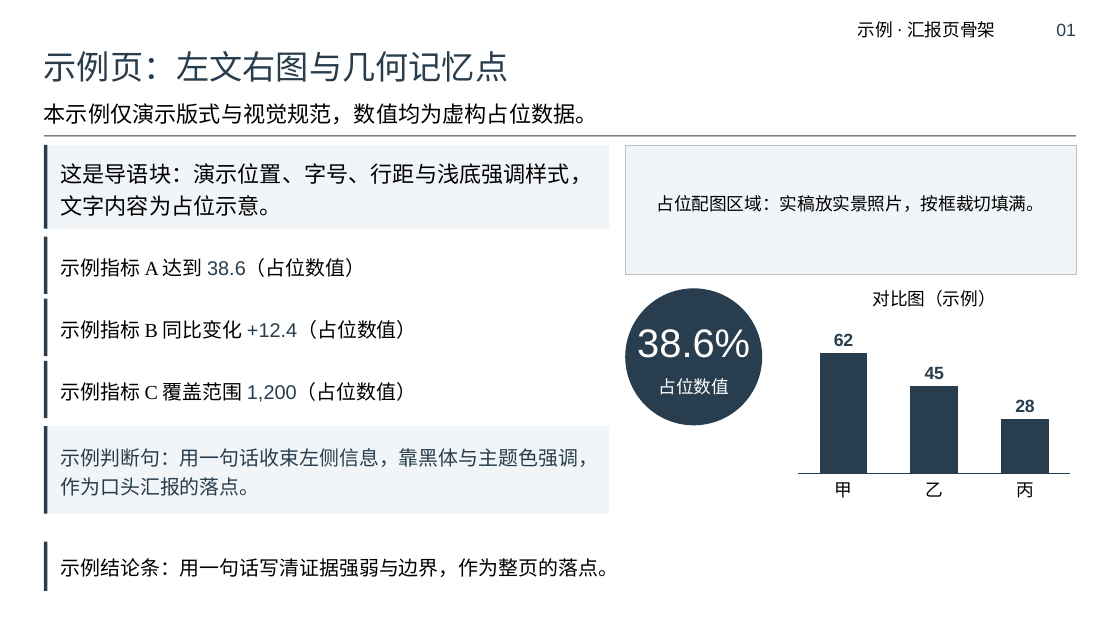
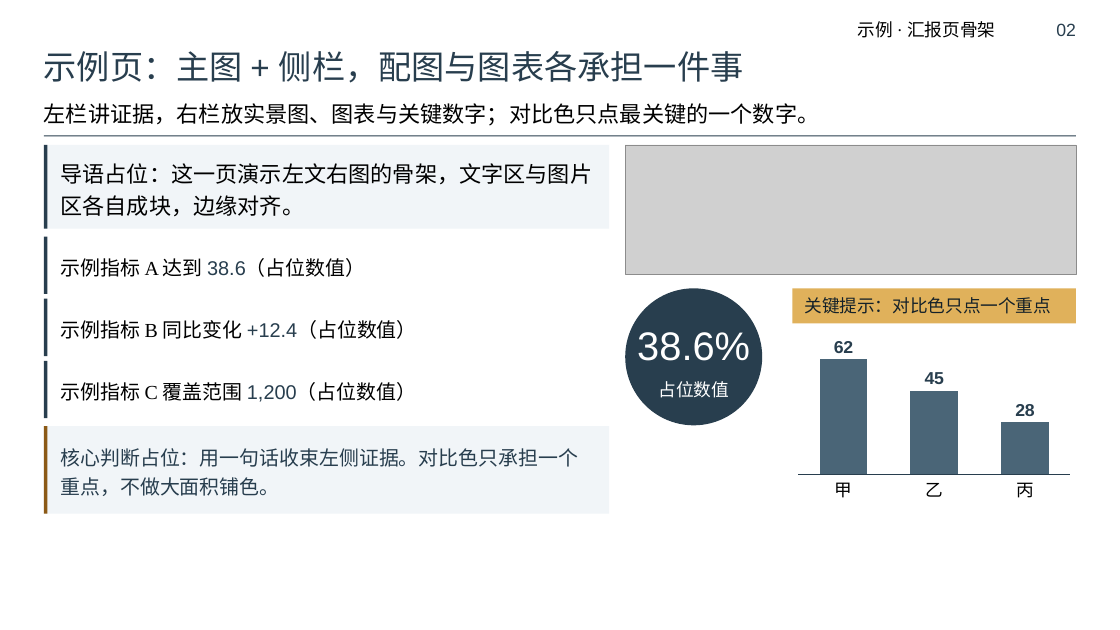
Before and after one commit to xiongxq04/ppt-report-style, a slide deck: slide 2 of skills/ppt-report-style/assets/example-slide.pptx (slide 1 before the commit). Drawn at 1120x630 pixels with LibreOffice and Linux fonts; fonts in the diff are those of the drawing; grey boxes stand for pictures. Boxes give left, top, right and bottom in pixels: in the first picture for what was removed or moved away, otherwise in the second. Text is boxed around its words. In the diff, an @@ line names an element or a change of style, - is before the commit and + after.

Commit message:
v0.3.0：配色系列化 + 布局关系模型 + 配图必要性分档 + 效果预算
在 v0.2.0（双槽字体 + 六档字阶）之上叠加，不改变原有硬性限制。

配色：黑白灰改为不占额度的基础色；主题色明确为"一个色相多档明度"的系列，
另加一个对比色与一个辅助色。新增 palette_utils.py 做色阶派生与 WCAG 对比度计算，
verify_ppt_style.py 增配色方案、对比度（含透明叠加后的背景解析）、色相组数与
面积配额检查。

布局：先判断内容关系再选骨架。audit_ppt.py 识别 12 类关系模型、6 种骨架与视觉手段，
检查连续三页同骨架（备注写 [例外:…] 可豁免）、方块矩阵占比、关系模型覆盖数、
纯文字页比例与"无层级纯文字页"。每页一个视觉承载物改为"每页至少一种视觉手段"。
结论条改为按内容决定，不再强制。

配图：按必须实景 / 建议配图 / 可用图表替代三档决定流程，大纲阶段批量盘点、
确认后再分配；按放置尺寸判定有效分辨率，检查缺失图、低分辨率与低画质图。

效果：每章一个视觉母题、母题数量为软建议、每页最多一主一辅效果；
不使用 SmartArt，源文件已有则保持原状并用 --allow-smartart 声明。

其他：新增 check_ppt.py 统一入口（错误/警告/建议/例外分级，支持 --json、
--exceptions、--layout-report、--mode balanced|strict），run_regression.py 回归基线
（正例零错误零警告、反例命中 12 条预期规则），build_example.py 扩为九页示例并支持
--variant negative，preview_ppt.py 改为全页预览并补齐多边形描边渲染；示例 PPT 与
预览图重新生成，README/plugin.json/CI 同步更新。

```diff
--- a/skills/ppt-report-style/assets/example-slide.pptx
+++ b/skills/ppt-report-style/assets/example-slide.pptx
@@ text at (x1=1056, y1=23, x2=1076, y2=36): text changed @@
-01
+02
@@ text at (x1=44, y1=51, x2=743, y2=83): text changed @@
-示例页：左文右图与几何记忆点
+示例页：主图 + 侧栏，配图与图表各承担一件事
@@ text at (x1=44, y1=103, x2=820, y2=126): text changed @@
-本示例仅演示版式与视觉规范，数值均为虚构占位数据。
+左栏讲证据，右栏放实景图、图表与关键数字；对比色只点最关键的一个数字。
@@ rectangle removed at (x1=625, y1=145, x2=1076, y2=274) @@
@@ picture added at (x1=625, y1=145, x2=1076, y2=274) @@
@@ text at (x1=60, y1=163, x2=592, y2=216): text changed @@
-这是导语块：演示位置、字号、行距与浅底强调样式，文字内容为占位示意。
+导语占位：这一页演示左文右图的骨架，文字区与图片区各自成块，边缘对齐。
@@ text removed at (x1=656, y1=195, x2=1044, y2=212) @@
-占位配图区域：实稿放实景照片，按框裁切填满。
@@ rectangle added at (x1=793, y1=288, x2=1076, y2=323), fill #E0B15B @@
@@ text at (x1=804, y1=297, x2=1051, y2=314): text changed; font Times New Roman to Arial; text colour #000000 to #142129 @@
-对比图（示例）
+关键提示：对比色只点一个重点
@@ column chart at (x1=793, y1=338, x2=1076, y2=505) @@
@@ colour of Series 1 #283E4E to #4A6577 @@
@@ value axis changed @@
@@ column chart resized from (x1=793, y1=314, x2=1076, y2=505) to (x1=793, y1=338, x2=1076, y2=505) @@
@@ rectangle at (x1=44, y1=426, x2=47, y2=514): fill #283E4E to #8C5A16 @@
@@ text at (x1=60, y1=448, x2=578, y2=496): text changed @@
-示例判断句：用一句话收束左侧信息，靠黑体与主题色强调，作为口头汇报的落点。
+核心判断占位：用一句话收束左侧证据。对比色只承担一个重点，不做大面积铺色。
@@ rectangle removed at (x1=44, y1=542, x2=47, y2=591) @@
@@ text removed at (x1=60, y1=558, x2=618, y2=577) @@
-示例结论条：用一句话写清证据强弱与边界，作为整页的落点。
```
Also in this commit, not shown: 1 other slide changed, 7 slides added, 27 other files.
